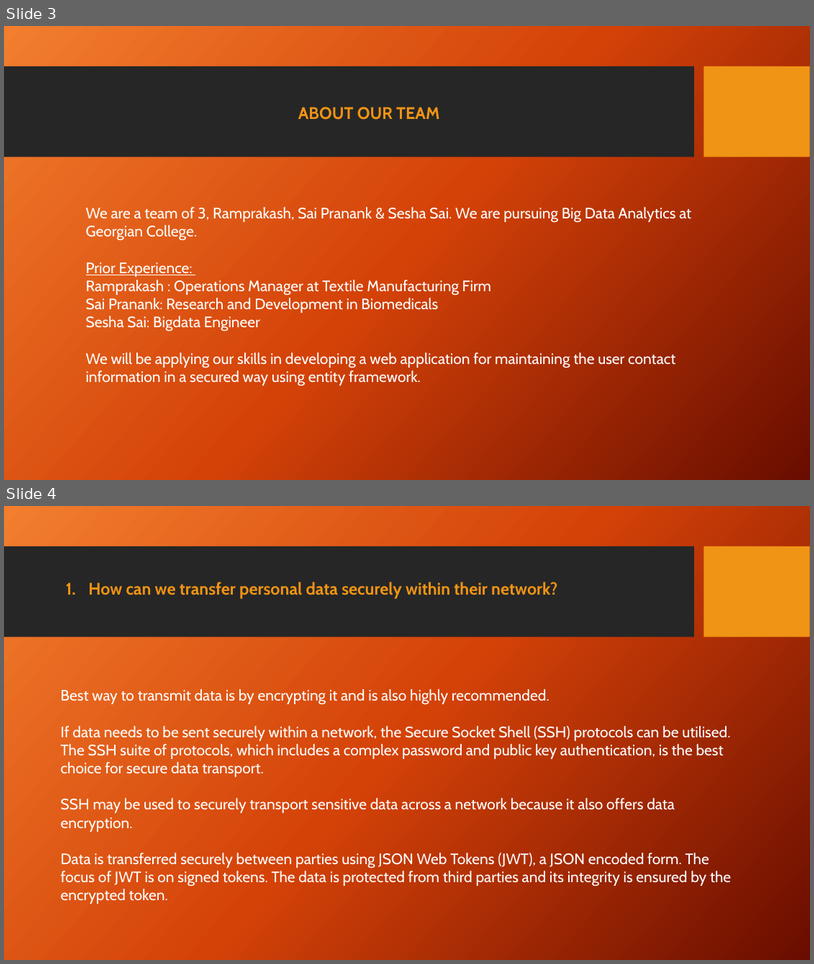
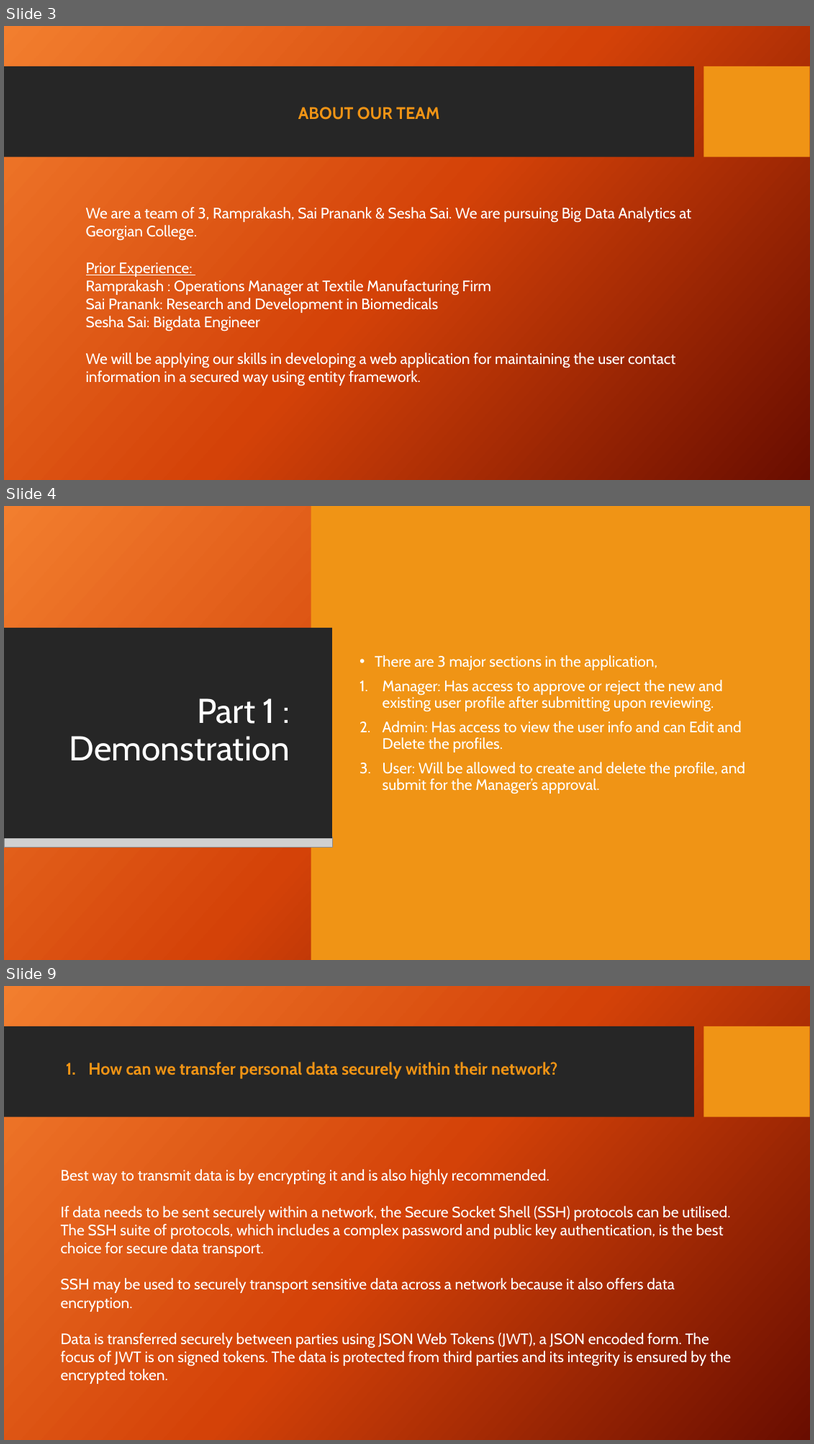
Before and after one commit to SeshaSaiG/Information-Encoding-Standard, a slide deck: Group 5-Final Project.pptx. Shown one above the other, each under a label of ours: slides 3 and 4 before the commit, slides 3, 4 and 9 after it; the slides between them are not shown. The pictures are 814x964 and 814x1444 pixels, drawn with LibreOffice and Linux fonts; fonts in the diff are those of the drawing; grey boxes stand for pictures; background and template pictures are left out. Boxes give left, top, right and bottom in pixels: in the first picture for what was removed or moved away, otherwise in the second. Text is boxed around its words. In the diff, an @@ line names an element or a change of style, - is before the commit and + after.

```diff
--- a/Group 5-Final Project.pptx
+++ b/Group 5-Final Project.pptx
@@ slide 4 added at (4, 506, 810, 960), background picture (left out); not listed: 2 template elements that a slide beside it also shows @@
@@ rectangle added at (4, 506, 810, 960), fill gradient #F18031 to #D54209 to #6A0D00 @@
@@ rectangle added at (311, 506, 810, 960), fill #F09415 @@
@@ rectangle added at (4, 628, 332, 838), fill #262626 @@
@@ text added at (375, 655, 746, 794), 18 pt, text #FFFFFF @@
+• There are 3 major sections in the application,
+1. Manager: Has access to approve or reject the new and existing user profile after submitting upon reviewing.
+2. Admin: Has access to view the user info and can Edit and Delete the profiles.
+3. User: Will be allowed to create and delete the profile, and submit for the Manager’s approval.
@@ title added at (70, 698, 291, 761), 41 pt, text #FFFFFF @@
+Part 1 : Demonstration
@@ picture added at (4, 837, 332, 847) @@
@@ what was slide 4 is now slide 9 @@
```
Also in this commit, not shown: 1 slide changed, 5 other slides added, 1 slide removed, 1 other file.
